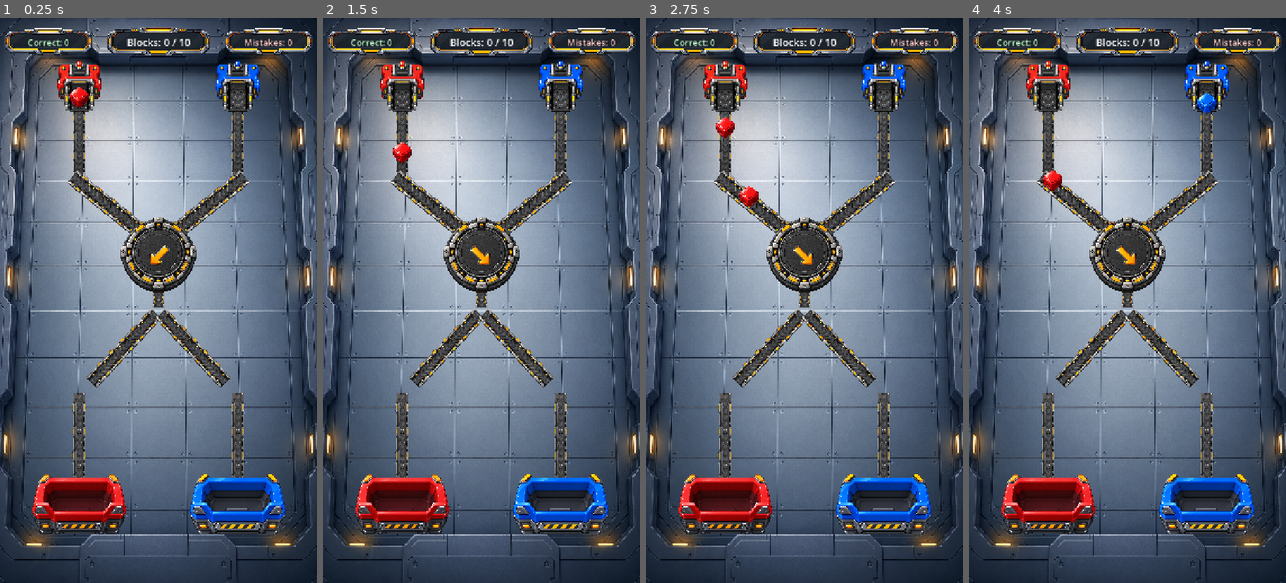
Above: before the commit, frames 1-4 (left to right).
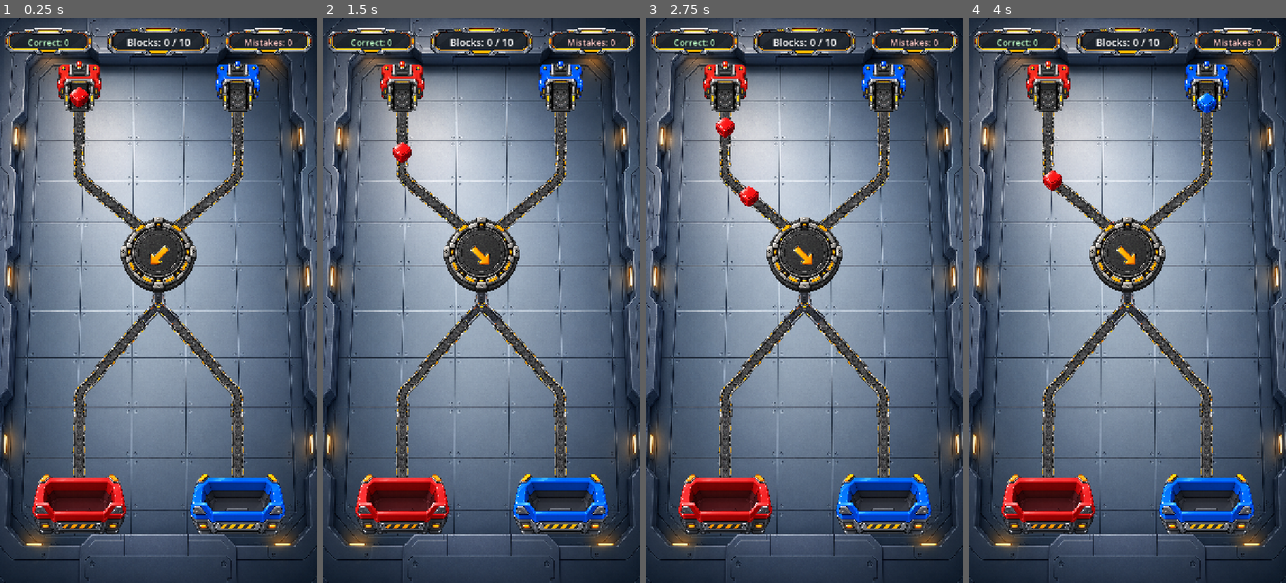
Above: after the commit, the same moments.

Repository: ArsenDev96/kinetic-conveyor
Game: Godot game, scene res://level_1.tscn
The game is run twice, just before and just after one commit, with the same random seed, the same clock (stepped at 60 frames per second) and the same inputs.
Inputs (mouse positions are in pixels of both pictures, inside the frame that each line leads up to):
- Up to frame 1 (0.25 s): no input
- Up to frame 2 (1.5 s): tap Enter at 0.5 s; drag from (481, 255) to (513, 176) at 0.52 s; drag from (418, 328) to (481, 255) at 1.27 s
- Up to frame 3 (2.75 s): move the mouse to (836, 176) at 2.02 s; hold D from 2.03 s (still down); tap Tab at 2.1 s
- Up to frame 4 (4 s): release D at 2.75 s; drag from (1111, 413) to (1032, 215) at 2.77 s; move the mouse to (1222, 385) at 3.52 s; hold A from 3.53 s (still down); tap Delete at 3.6 s; tap Space at 3.77 s

The runs differ from the first frame. In frame 1, 4.0% of the frame differs, in the area x 21-79%, y 16-82%; in frame 2, 4.0%; in frame 3, 3.9%; in frame 4, 3.9%.

Commit message:
level1 polish

Diff:
--- a/level_1.tscn
+++ b/level_1.tscn
@@ -5,7 +5,6 @@
 [ext_resource type="Script" uid="uid://ciwmlh61j0yd4" path="res://block_spawner.gd" id="5_block_spawner"]
 [ext_resource type="Texture2D" uid="uid://c4qhakp34c3vc" path="res://assets/themes/factory/board/board_background.png" id="6_board"]
 [ext_resource type="Texture2D" uid="uid://bps6rtxd3qtid" path="res://assets/themes/factory/conveyors/conveyor_straight.png" id="7_straight"]
-[ext_resource type="Texture2D" uid="uid://boq00tejyle65" path="res://assets/themes/factory/conveyors/conveyor_diagonal.png" id="8_diagonal"]
 [ext_resource type="Texture2D" uid="uid://ctfkewytxkxo2" path="res://assets/themes/factory/sources/source_red.png" id="9_source_red"]
 [ext_resource type="Texture2D" uid="uid://pch2b4h5uyb5" path="res://assets/themes/factory/sources/source_blue.png" id="10_source_blue"]
 [ext_resource type="Texture2D" uid="uid://c1j0aok800l71" path="res://assets/themes/factory/bins/bin_red.png" id="13_bin_red"]
@@ -16,6 +15,8 @@
 [ext_resource type="Texture2D" uid="uid://5bqvkj51nun2" path="res://assets/ui/buttons/retry_button.png" id="18_retry_button"]
 [ext_resource type="PackedScene" path="res://scenes/components/bin.tscn" id="19_bin_scene"]
 [ext_resource type="PackedScene" path="res://scenes/components/junction.tscn" id="20_junction_scene"]
+[ext_resource type="Texture2D" uid="uid://cdbenhqnoctim" path="res://assets/themes/factory/conveyors/conveyor_bend_45.png" id="24_bend"]
+[ext_resource type="Texture2D" uid="uid://cxt0yogwftc25" path="res://assets/themes/factory/conveyors/conveyor_split_42.png" id="25_split"]
 
 [sub_resource type="Curve2D" id="Curve2D_red_inbound"]
 _data = {
@@ -56,71 +57,99 @@
 [node name="Conveyors" type="Node2D" parent="." unique_id=568993667]
 z_index = -5
 
-[node name="RedInboundVisual" type="Node2D" parent="Conveyors" unique_id=1304021678]
-
-[node name="StraightSection" type="Sprite2D" parent="Conveyors/RedInboundVisual" unique_id=1659025165]
-texture_filter = 1
-position = Vector2(180, 257.5)
-scale = Vector2(0.07863, 0.12926)
-texture = ExtResource("7_straight")
-
-[node name="DiagonalSection" type="Sprite2D" parent="Conveyors/RedInboundVisual" unique_id=1645681112]
-texture_filter = 1
-position = Vector2(270, 435)
-rotation = -0.031
-scale = Vector2(0.166, 0.166)
-texture = ExtResource("8_diagonal")
-
-[node name="BlueInboundVisual" type="Node2D" parent="Conveyors" unique_id=1692955200]
-
-[node name="StraightSection" type="Sprite2D" parent="Conveyors/BlueInboundVisual" unique_id=655557480]
-texture_filter = 1
-position = Vector2(540, 257.5)
-scale = Vector2(0.07863, 0.12926)
-texture = ExtResource("7_straight")
-
-[node name="DiagonalSection" type="Sprite2D" parent="Conveyors/BlueInboundVisual" unique_id=1265805229]
-texture_filter = 1
-position = Vector2(450, 435)
-rotation = 0.031
-scale = Vector2(-0.166, 0.166)
-texture = ExtResource("8_diagonal")
-
-[node name="JunctionExitVisual" type="Sprite2D" parent="Conveyors" unique_id=312128090]
-texture_filter = 1
-position = Vector2(360, 580)
-scale = Vector2(0.0786, 0.096)
-texture = ExtResource("7_straight")
-
-[node name="RedOutboundVisual" type="Node2D" parent="Conveyors" unique_id=1774244709]
-
-[node name="DiagonalSection" type="Sprite2D" parent="Conveyors/RedOutboundVisual" unique_id=1153479740]
-texture_filter = 1
-position = Vector2(270, 750)
-rotation = -0.111
-scale = Vector2(-0.15, 0.15)
-texture = ExtResource("8_diagonal")
-
-[node name="StraightSection" type="Sprite2D" parent="Conveyors/RedOutboundVisual" unique_id=302622468]
-texture_filter = 1
-position = Vector2(180, 978.5)
-scale = Vector2(0.07863, 0.16204)
-texture = ExtResource("7_straight")
-
-[node name="BlueOutboundVisual" type="Node2D" parent="Conveyors" unique_id=1715009066]
-
-[node name="DiagonalSection" type="Sprite2D" parent="Conveyors/BlueOutboundVisual" unique_id=1733936060]
-texture_filter = 1
-position = Vector2(450, 750)
-rotation = 0.111
-scale = Vector2(0.15, 0.15)
-texture = ExtResource("8_diagonal")
-
-[node name="StraightSection" type="Sprite2D" parent="Conveyors/BlueOutboundVisual" unique_id=2016401175]
-texture_filter = 1
-position = Vector2(540, 978.5)
-scale = Vector2(0.07863, 0.16204)
-texture = ExtResource("7_straight")
+[node name="RedInboundStraight" type="Sprite2D" parent="Conveyors" unique_id=1569065583]
+texture_filter = 1
+position = Vector2(180, 210.9763)
+scale = Vector2(0.07863, 0.102114)
+texture = ExtResource("7_straight")
+
+[node name="RedInboundDiagonal" type="Sprite2D" parent="Conveyors" unique_id=804777297]
+texture_filter = 1
+position = Vector2(298.9306, 459.1088)
+rotation = -0.876058
+scale = Vector2(0.07863, 0.131771)
+texture = ExtResource("7_straight")
+
+[node name="BlueInboundStraight" type="Sprite2D" parent="Conveyors" unique_id=1121828077]
+texture_filter = 1
+position = Vector2(540, 210.9763)
+scale = Vector2(0.07863, 0.102114)
+texture = ExtResource("7_straight")
+
+[node name="BlueInboundDiagonal" type="Sprite2D" parent="Conveyors" unique_id=1781182476]
+texture_filter = 1
+position = Vector2(421.0694, 459.1088)
+rotation = 0.876058
+scale = Vector2(0.07863, 0.131771)
+texture = ExtResource("7_straight")
+
+[node name="JunctionExit" type="Sprite2D" parent="Conveyors" unique_id=844476073]
+texture_filter = 1
+position = Vector2(360, 546.3298)
+scale = Vector2(0.07863, 0.077339)
+texture = ExtResource("7_straight")
+
+[node name="RedOutboundDiagonal" type="Sprite2D" parent="Conveyors" unique_id=1336099336]
+texture_filter = 1
+position = Vector2(276.4627, 742.8192)
+rotation = 0.732815
+scale = Vector2(0.07863, 0.096027)
+texture = ExtResource("7_straight")
+
+[node name="RedOutboundStraight" type="Sprite2D" parent="Conveyors" unique_id=1528605888]
+texture_filter = 1
+position = Vector2(180, 1016.1592)
+scale = Vector2(0.07863, 0.146079)
+texture = ExtResource("7_straight")
+
+[node name="BlueOutboundDiagonal" type="Sprite2D" parent="Conveyors" unique_id=1734133721]
+texture_filter = 1
+position = Vector2(443.9034, 743.226)
+rotation = -0.732815
+scale = Vector2(0.07863, 0.095337)
+texture = ExtResource("7_straight")
+
+[node name="BlueOutboundStraight" type="Sprite2D" parent="Conveyors" unique_id=231078558]
+texture_filter = 1
+position = Vector2(540, 1016.1592)
+scale = Vector2(0.07863, 0.146079)
+texture = ExtResource("7_straight")
+
+[node name="Transitions" type="Node2D" parent="Conveyors" unique_id=1571241701]
+
+[node name="BendRedInbound" type="Sprite2D" parent="Conveyors/Transitions" unique_id=1573869021]
+texture_filter = 1
+position = Vector2(185.6305, 351.1466)
+rotation = -0.853679
+scale = Vector2(0.094303, 0.094303)
+texture = ExtResource("24_bend")
+
+[node name="BendBlueInbound" type="Sprite2D" parent="Conveyors/Transitions" unique_id=305972019]
+texture_filter = 1
+position = Vector2(534.3695, 351.1466)
+rotation = 0.853679
+scale = Vector2(-0.094303, 0.094303)
+texture = ExtResource("24_bend")
+
+[node name="BendRedOutbound" type="Sprite2D" parent="Conveyors/Transitions" unique_id=945832198]
+texture_filter = 1
+position = Vector2(190.2832, 847.9164)
+rotation = -0.049243
+scale = Vector2(0.094303, 0.094303)
+texture = ExtResource("24_bend")
+
+[node name="BendBlueOutbound" type="Sprite2D" parent="Conveyors/Transitions" unique_id=199375133]
+texture_filter = 1
+position = Vector2(529.7168, 847.9164)
+rotation = 0.049243
+scale = Vector2(-0.094303, 0.094303)
+texture = ExtResource("24_bend")
+
+[node name="SplitSection" type="Sprite2D" parent="Conveyors/Transitions" unique_id=1902733754]
+texture_filter = 1
+position = Vector2(360.2737, 652.4538)
+scale = Vector2(0.091221, 0.091221)
+texture = ExtResource("25_split")
 
 [node name="Sources" type="Node2D" parent="." unique_id=1352065766]
 z_index = -3
Binary file added: assets/themes/factory/conveyors/conveyor_bend_45.png
Binary file added: assets/themes/factory/conveyors/conveyor_corner_joint_45.png
Binary file added: assets/themes/factory/conveyors/conveyor_corner_joint_90.png
Binary file added: assets/themes/factory/conveyors/conveyor_split_42.png
Binary file added: assets/themes/factory/conveyors/conveyor_split_joint_42.png
Binary file added: assets/themes/factory/conveyors/conveyor_split_joint_58.png
